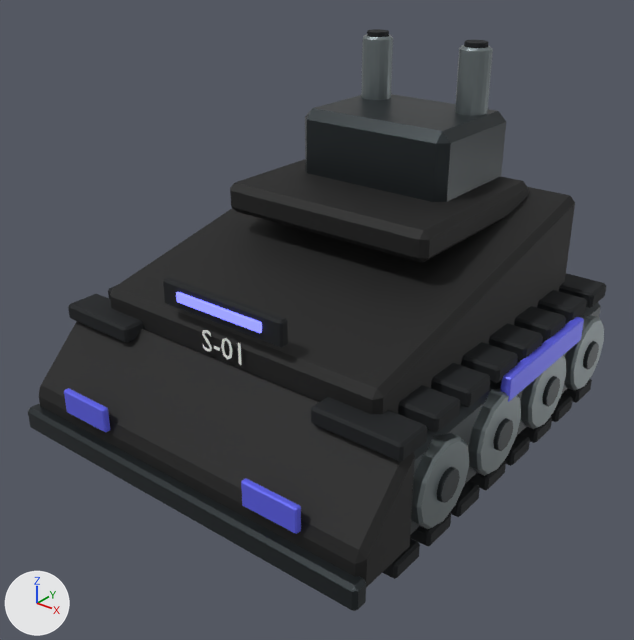
One commit to the glTF model public/assets/models/tankee.glb: the scene before it, then after it.
Before and after are seen from a 50 mm camera at (5.157, -4.571, 1.199) aimed at (4.017, -3.145, 0.315). The lights are fixed; the arrows at lower left show +X, +Y and +Z. The picture after the commit comes second. Where no turn or scale is listed for an object, it has been applied to the vertices.
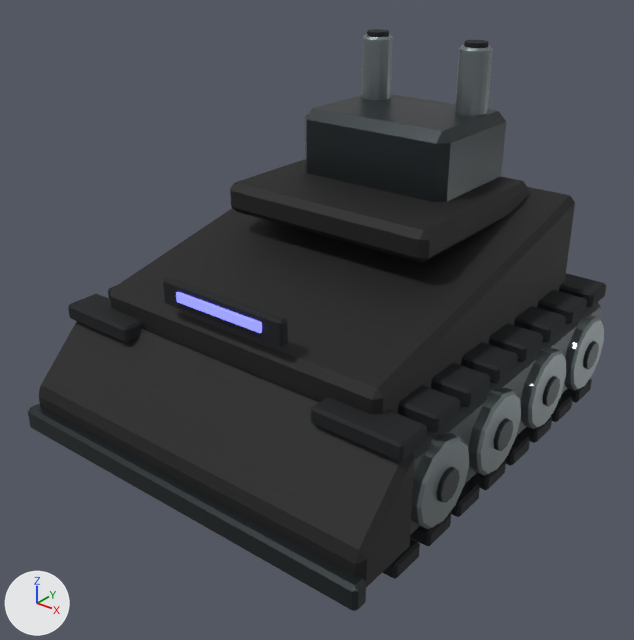
What differs and where, as boxes (x1, y1, x2, y2) in the pictures (634 x 640 px):
'Cube109_3', deleted
    before: (64, 317, 584, 534)
'Cube109_7', deleted
    before: (202, 330, 242, 365)

The change in detail:
Object 'Cube109_3' (ob_cube109_3) is deleted.
Object 'Cube109_7' (ob_cube109_7) is deleted.
